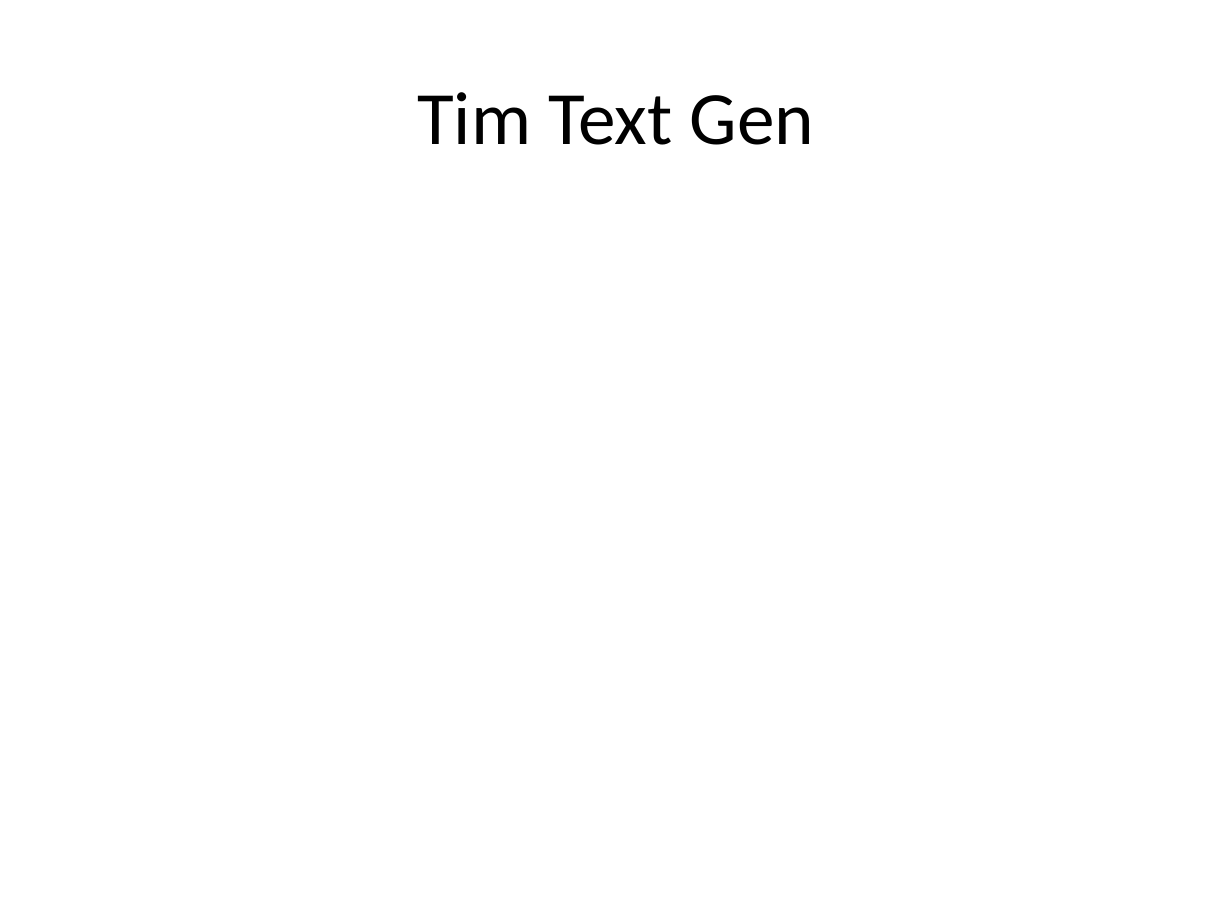
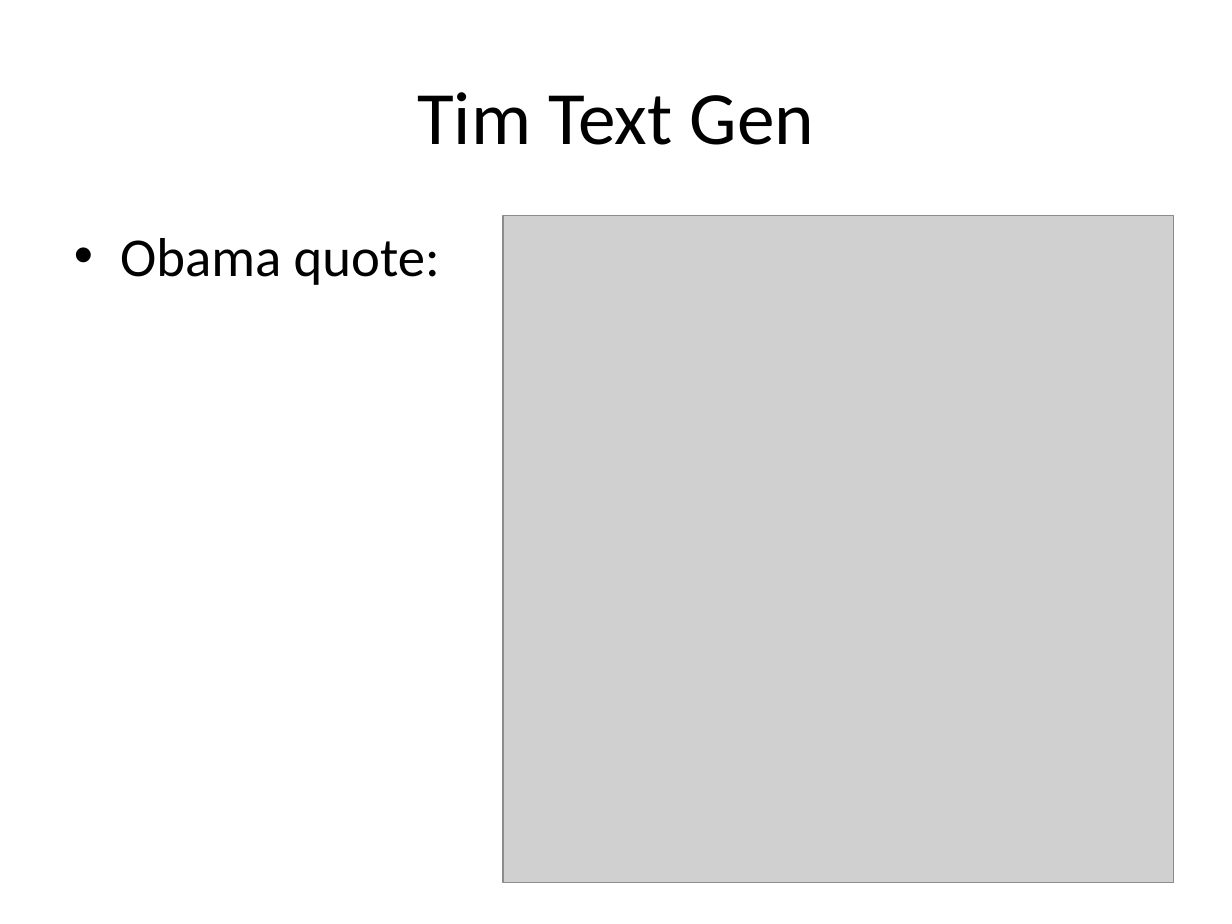
Before and after one commit to tcontois/Obama-Speech-Generator, a slide deck: slide 2 of presentation.pptx. Drawn at 1232x924 pixels with LibreOffice and Linux fonts; fonts in the diff are those of the drawing; grey boxes stand for pictures. Boxes give left, top, right and bottom in pixels: in the first picture for what was removed or moved away, otherwise in the second. Text is boxed around its words. In the diff, an @@ line names an element or a change of style, - is before the commit and + after.

Commit message:
did stuff my dudes

```diff
--- a/presentation.pptx
+++ b/presentation.pptx
@@ text added at bbox=[120, 238, 440, 285], 32 pt, text #000000 @@
+• Obama quote:
@@ picture added at bbox=[503, 216, 1173, 882] @@
```
